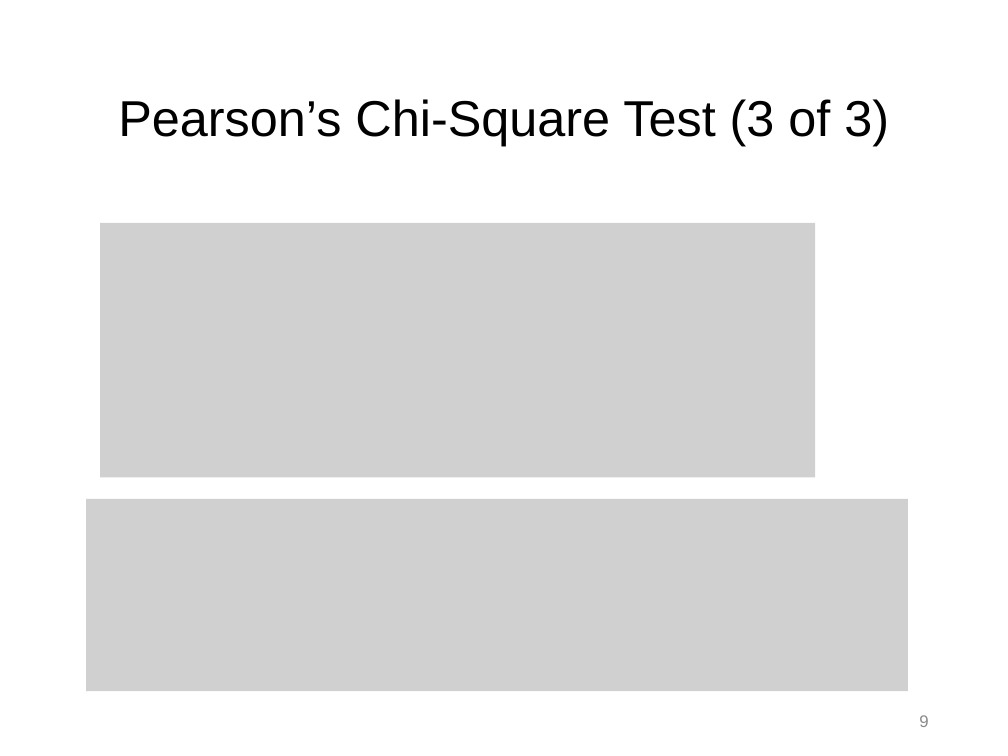
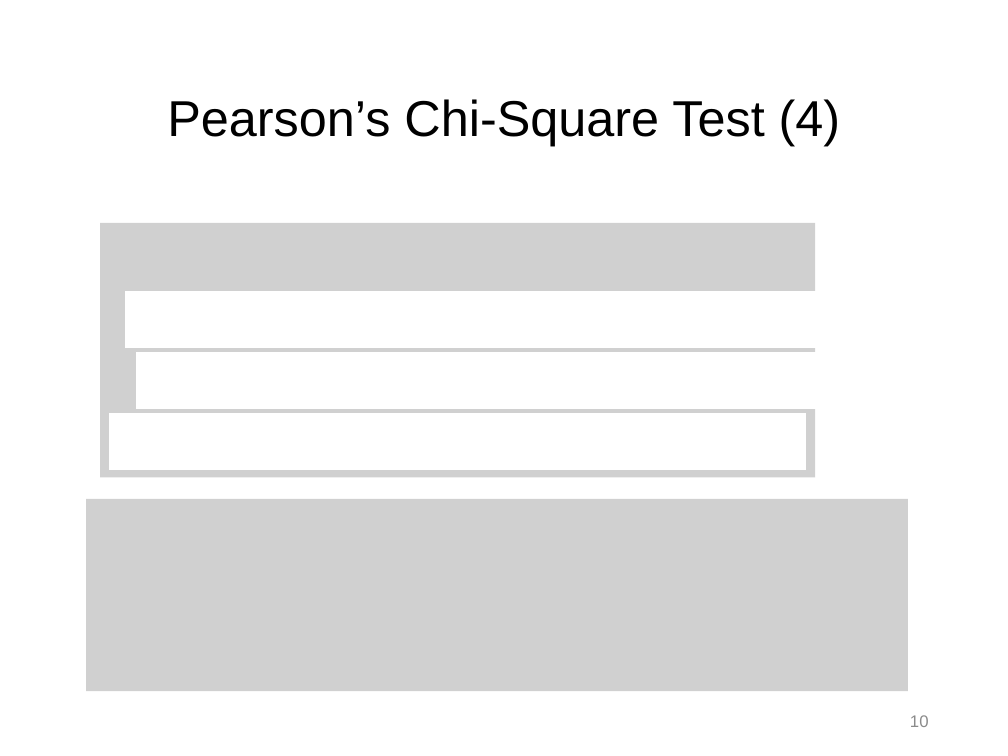
Before and after one commit to npm27/Teaching-Materials, a slide deck: slide 10 of Stats/Slides/10 Chapter 19 Slides.pptx (slide 9 before the commit). Drawn at 1008x756 pixels with LibreOffice and Linux fonts; fonts in the diff are those of the drawing; grey boxes stand for pictures. Boxes give left, top, right and bottom in pixels: in the first picture for what was removed or moved away, otherwise in the second. Text is boxed around its words. In the diff, an @@ line names an element or a change of style, - is before the commit and + after.

```diff
--- a/Stats/Slides/10 Chapter 19 Slides.pptx
+++ b/Stats/Slides/10 Chapter 19 Slides.pptx
@@ title at (x1=167, y1=99, x2=841, y2=146): text changed @@
-Pearson’s Chi-Square Test (3 of 3)
+Pearson’s Chi-Square Test (4)
@@ rectangle added at (x1=126, y1=291, x2=822, y2=347), fill #FFFFFF, outline #FFFFFF 1 pt @@
@@ rectangle added at (x1=137, y1=353, x2=833, y2=408), fill #FFFFFF, outline #FFFFFF 1 pt @@
@@ rectangle added at (x1=110, y1=413, x2=805, y2=469), fill #FFFFFF, outline #FFFFFF 1 pt @@
@@ page number at (x1=910, y1=715, x2=929, y2=727): text changed @@
-9
+10
```
Also in this commit, not shown: 5 other slides changed, 1 slide added, 3 slides removed.
